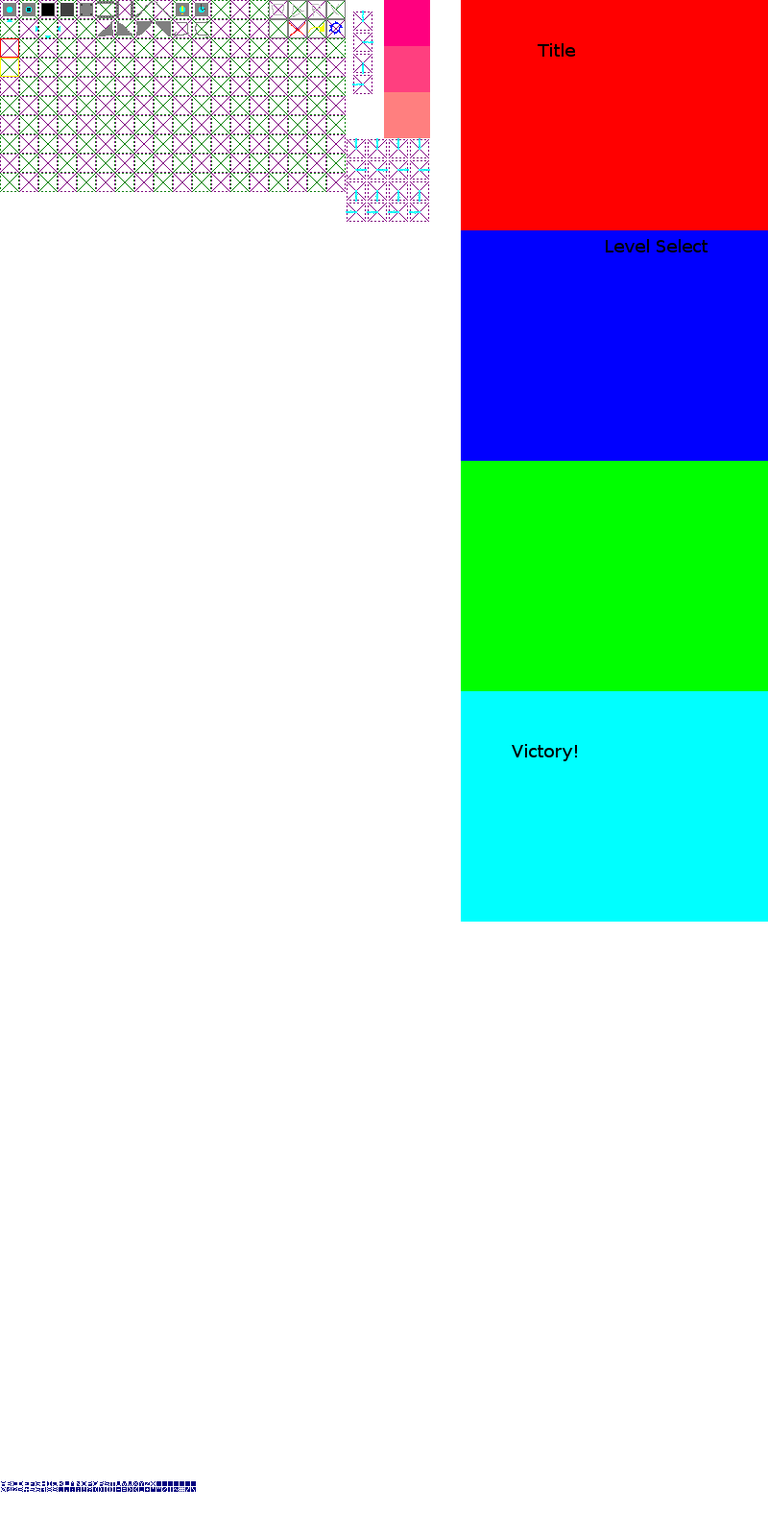
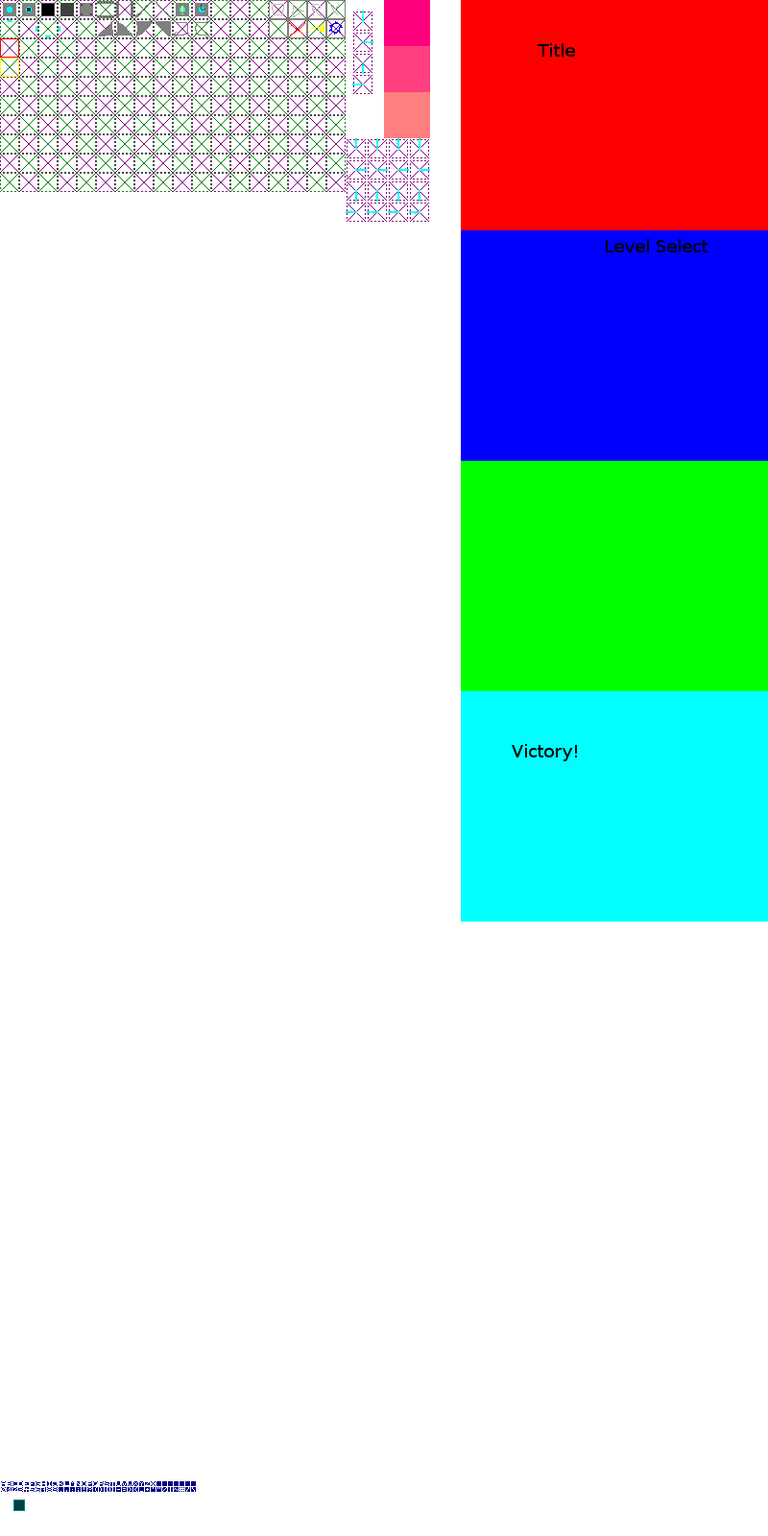
Revision of a layered 768x1536 image; what changed, layer by layer:
painted on "stuff" over 13, 1499, 25, 1511
painted on "helpers" over 16, 1502, 22, 1508
